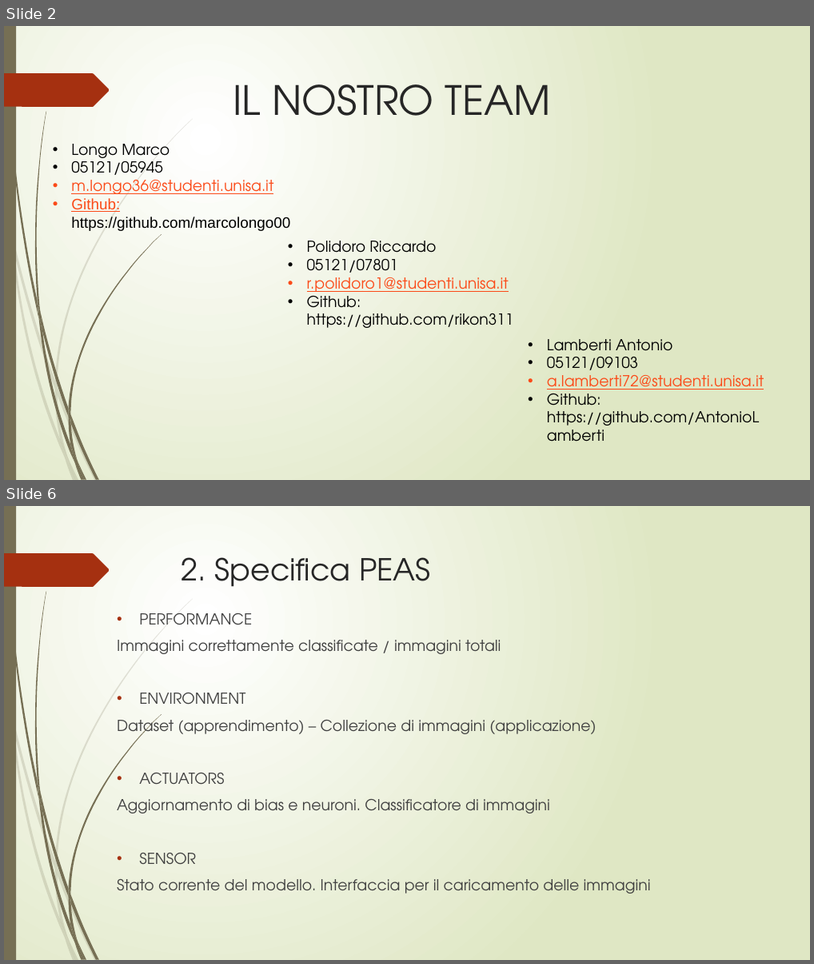
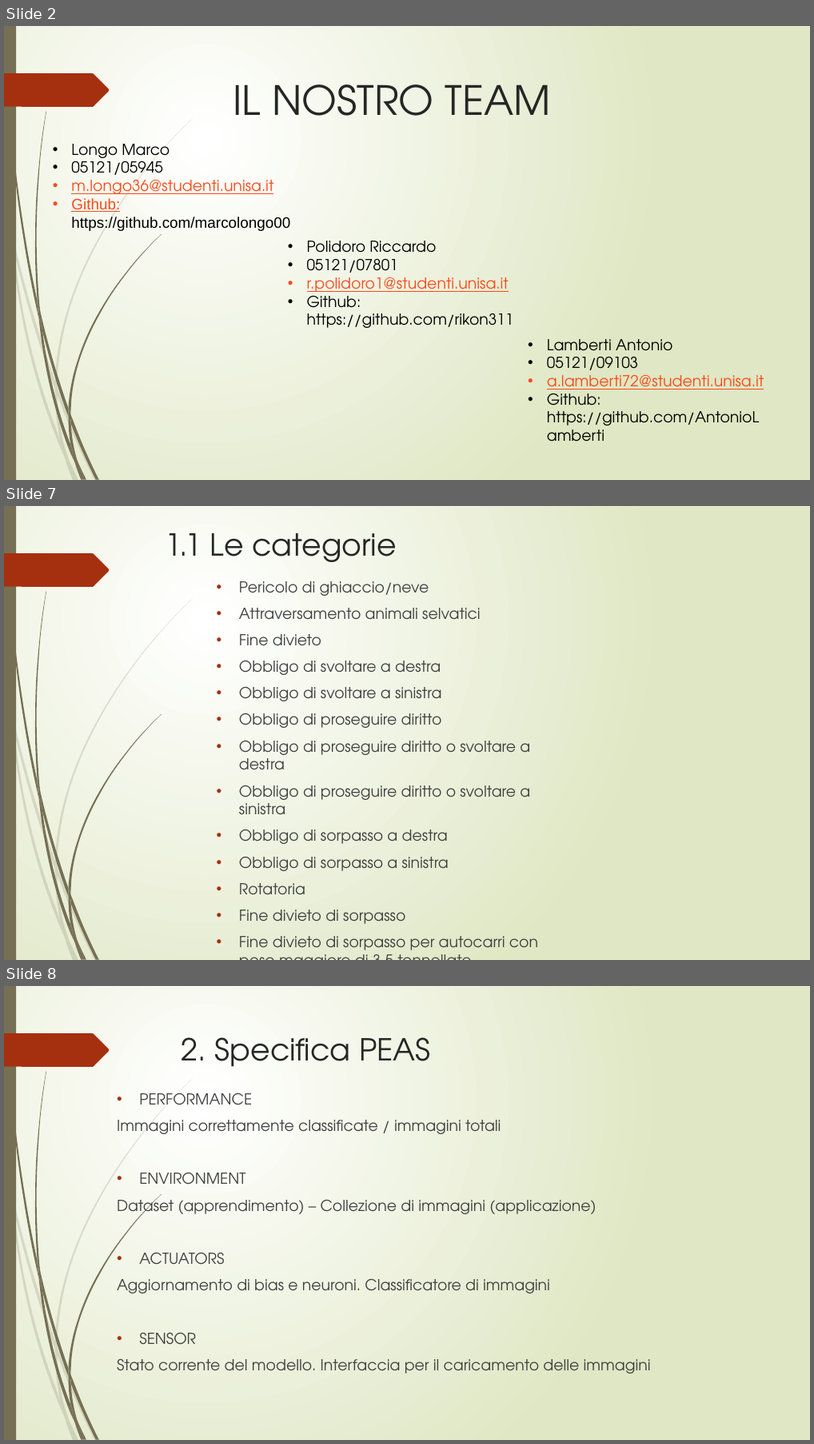
Before and after one commit to fpalomba/Segnali-Stradali, a slide deck: documentazione/Presentazione fia.pptx. Shown one above the other, each under a label of ours: slides 2 and 6 before the commit, slides 2, 7 and 8 after it; the slides between them are not shown. The pictures are 814x964 and 814x1444 pixels, drawn with LibreOffice and Linux fonts; fonts in the diff are those of the drawing. Boxes give left, top, right and bottom in pixels: in the first picture for what was removed or moved away, otherwise in the second. Text is boxed around its words. In the diff, an @@ line names an element or a change of style, - is before the commit and + after.

```diff
--- a/documentazione/Presentazione fia.pptx
+++ b/documentazione/Presentazione fia.pptx
@@ slide 7 added at [4, 506, 810, 960], background gradient #FFFFFF to #DFE8C4; not listed: 24 template elements that a slide beside it also shows @@
@@ title added at [165, 533, 396, 562], 36 pt, text #262626 @@
+1.1 Le categorie
@@ text added at [239, 581, 538, 950], 18 pt, text #404040 @@
+• Pericolo di ghiaccio/neve
+• Attraversamento animali selvatici
+• Fine divieto
+• Obbligo di svoltare a destra
+• Obbligo di svoltare a sinistra
+• Obbligo di proseguire diritto
+• Obbligo di proseguire diritto o svoltare a destra
+• Obbligo di proseguire diritto o svoltare a sinistra
+• Obbligo di sorpasso a destra
+• Obbligo di sorpasso a sinistra
+• Rotatoria
+• Fine divieto di sorpasso
+• Fine divieto di sorpasso per autocarri con peso maggiore di 3.5 tonnellate
@@ what was slide 6 is now slide 8 @@
```
Also in this commit, not shown: 6 slides changed, 2 other slides added, 1 other file.
